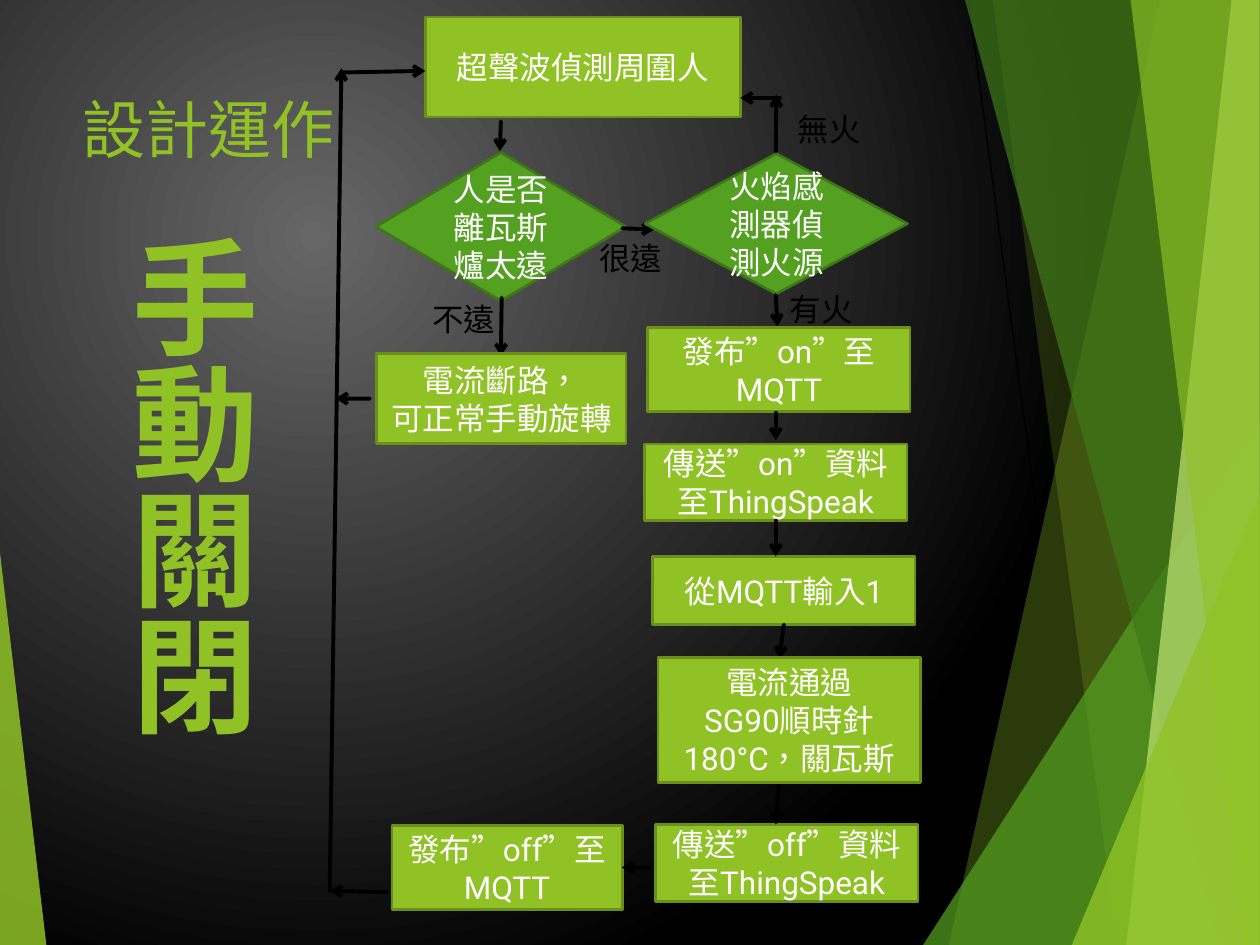
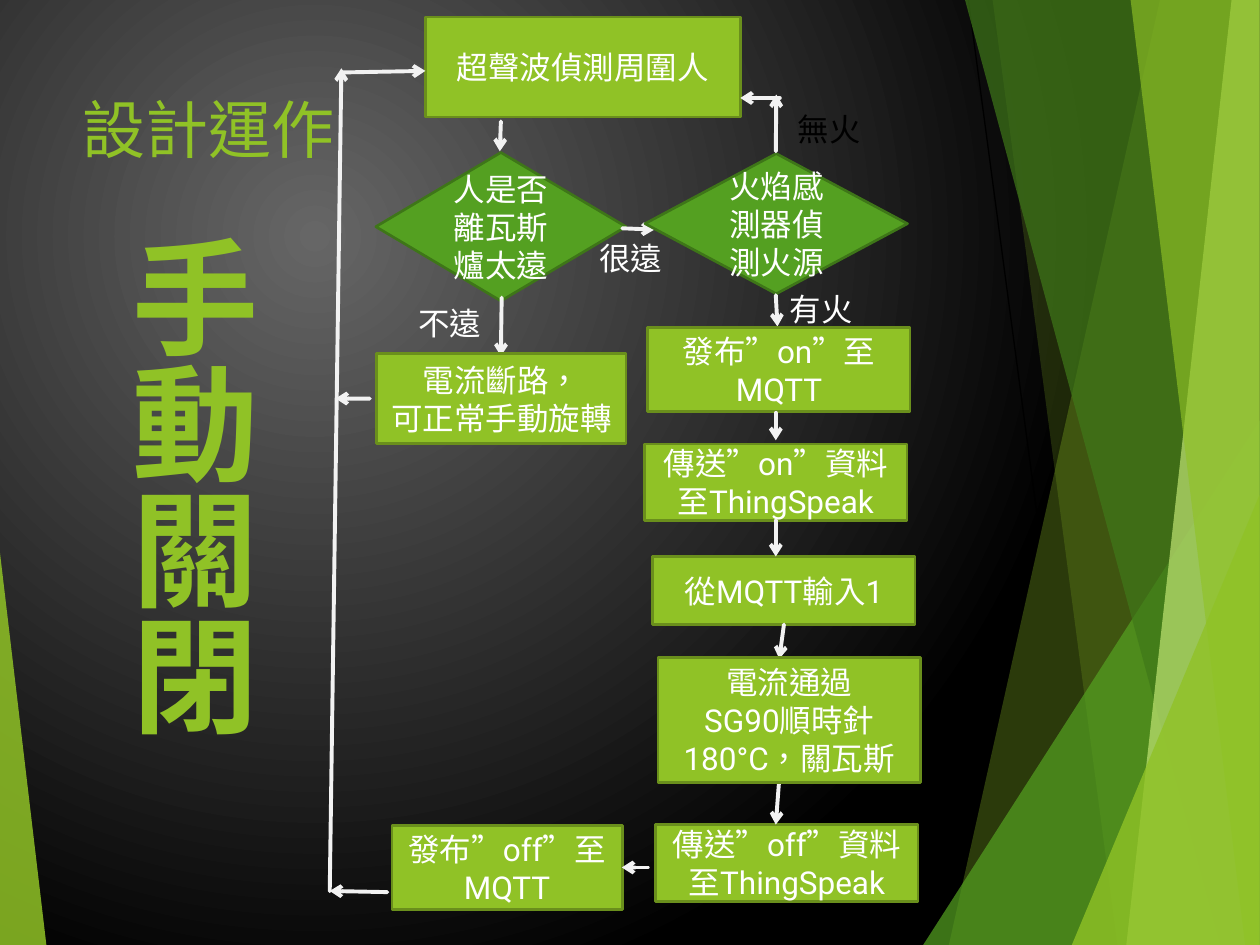
Before and after one commit to pupipaoo/Project-Gas-Emergency-switch, a slide deck: slide 7 of PPT/GasEmergenceSwitch.pptx. Drawn at 1260x945 pixels with LibreOffice and Linux fonts; fonts in the diff are those of the drawing. Boxes give left, top, right and bottom in pixels: in the first picture for what was removed or moved away, otherwise in the second. Text is boxed around its words. In the diff, an @@ line names an element or a change of style, - is before the commit and + after.

Commit message:
111.12.1 GES

```diff
--- a/PPT/GasEmergenceSwitch.pptx
+++ b/PPT/GasEmergenceSwitch.pptx
@@ arrow (330, 891) - (341, 68): stroke #000000 2.25 pt to #F2F2F2 2.25 pt @@
@@ arrow (341, 73) - (426, 71): stroke #000000 2.25 pt to #F2F2F2 2.25 pt @@
@@ arrow (780, 98) - (741, 98): stroke #000000 2.25 pt to #F2F2F2 2.25 pt @@
@@ arrow (776, 151) - (776, 94): stroke #000000 2.25 pt to #F2F2F2 2.25 pt @@
@@ arrow (501, 121) - (500, 151): stroke #000000 2.25 pt to #F2F2F2 2.25 pt @@
@@ arrow (622, 228) - (654, 229): stroke #000000 2.25 pt to #F2F2F2 2.25 pt @@
@@ text colour #000000 to #FFFFFF in 3 elements at (599, 238, 662, 273), (790, 294, 853, 330), (418, 308, 481, 338) @@
@@ text "不遠": place and size @@
-text "不遠" at (432, 305, 495, 333)
+text "不遠" at (418, 308, 481, 338)
@@ arrow (501, 297) - (501, 357): stroke #000000 2.25 pt to #F2F2F2 2.25 pt @@
@@ arrow (776, 295) - (777, 326): stroke #000000 2.25 pt to #F2F2F2 2.25 pt @@
@@ arrow (370, 398) - (335, 398): stroke #000000 2.25 pt to #F2F2F2 2.25 pt @@
@@ arrow (776, 413) - (776, 440): stroke #000000 2.25 pt to #F2F2F2 2.25 pt @@
@@ arrow (776, 520) - (776, 557): stroke #000000 2.25 pt to #F2F2F2 2.25 pt @@
@@ arrow (784, 625) - (780, 659): stroke #000000 2.25 pt to #F2F2F2 2.25 pt @@
@@ arrow (779, 782) - (776, 824): stroke #000000 2.25 pt to #F2F2F2 2.25 pt @@
@@ arrow (648, 868) - (622, 868): stroke #000000 2.25 pt to #F2F2F2 2.25 pt @@
@@ arrow (387, 892) - (330, 891): stroke #000000 2.25 pt to #F2F2F2 2.25 pt @@
```
Also in this commit, not shown: 6 other slides changed.
